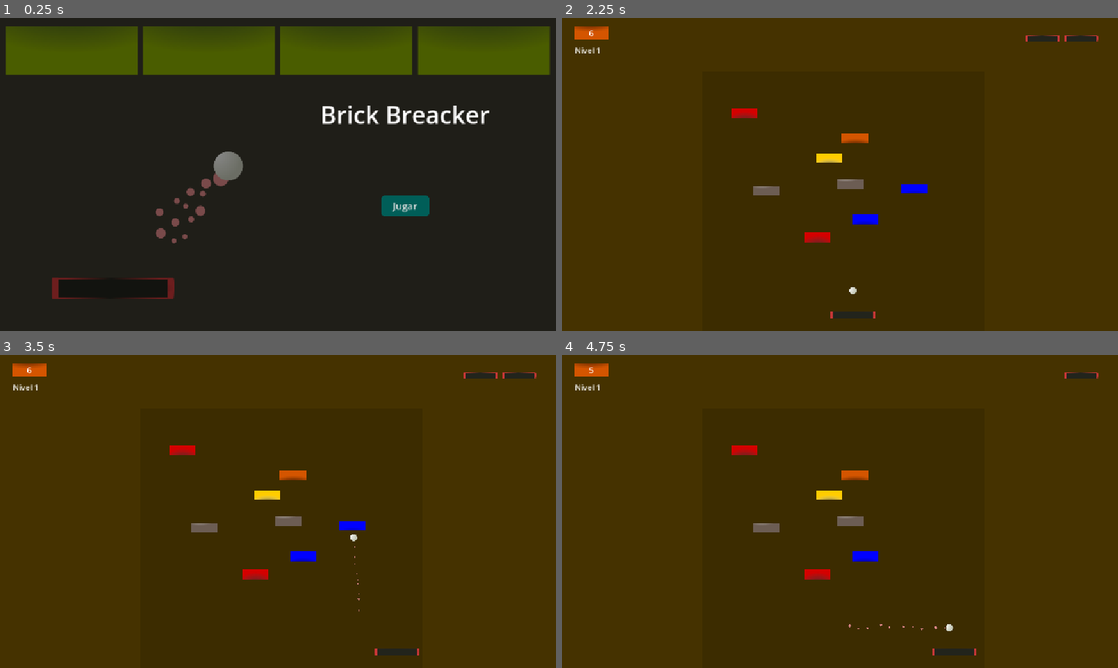
Above: before the commit, frames 1-4 (two rows, left to right).
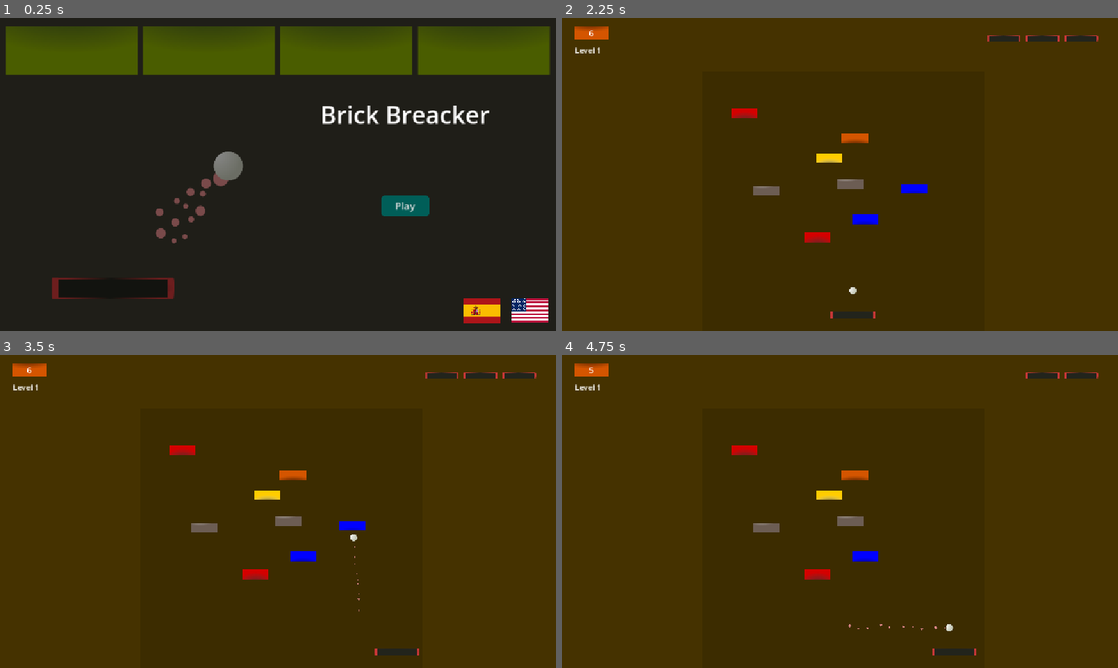
Above: after the commit, the same moments.

Repository: CardozoCasariegoLuciano/Brick_breacker
Game: Godot game, scene res://scenes/menu.tscn
Same seed, same stepped clock (60 frames per second), same inputs: the game is played once before the commit and once after it.
Inputs (mouse positions are in pixels of both pictures, inside the frame that each line leads up to):
- Up to frame 1 (0.25 s): no input
- Up to frame 2 (2.25 s): click (1045, 309) at 0.52 s; click (1090, 309) at 1.27 s; click "Jugar" (after the commit: "Play") at 2 s
- Up to frame 3 (3.5 s): hold D (rigth) from 2.78 s (still down); tap Space (ui_select) at 3.02 s
- Up to frame 4 (4.75 s): release D (rigth) at 3.53 s; hold A (left) 3.53-4.28 s; tap D (rigth) at 3.6 s; tap Space (ui_select) at 3.77 s; hold D (rigth) from 4.28 s (still down)

The runs differ from the first frame. In frame 1, 1.1% of the frame differs, in the area x 70-99%, y 58-98%; in frame 2, 0.2%; in frame 3, 0.2%; in frame 4, 0.2%.

Commit message:
Add multi language + fix all warnings

Diff:
--- /dev/null
+++ b/Traducciones.csv
@@ -0,0 +1,11 @@
+keys,es,en
+menu_btn_play,Jugar,Play
+ui_curr_lvl,Nivel,Level
+defeat_title,DERROTA,DEFEAT
+defeat_btn_retry,Reintentar,Retry
+win_text,"Completaste el ultimo nivel!!
+Proximamente se agregarán nuevos desafios","You completed the last level!!
+New challenges are coming soon"
+win_btn_playagain,Volver a jugar,Play again
+pause_title,Pausa,Pause
+pause_text,Pulsa Esc para volver al juego,Press Esc to return to the game
--- a/project.godot
+++ b/project.godot
@@ -48,6 +48,10 @@
 
 pointing/emulate_touch_from_mouse=true
 
+[internationalization]
+
+locale/translations=PackedStringArray("res://Traducciones.en.translation", "res://Traducciones.es.translation")
+
 [rendering]
 
 renderer/rendering_method="mobile"
--- a/scenes/defeat_modal.tscn
+++ b/scenes/defeat_modal.tscn
@@ -58,7 +58,7 @@
 mouse_default_cursor_shape = 2
 theme_override_font_sizes/font_size = 25
 theme_override_styles/hover = SubResource("StyleBoxFlat_rqep7")
-text = "reintentar"
+text = "defeat_btn_retry"
 
 [node name="Label" type="Label" parent="."]
 layout_mode = 1
@@ -75,7 +75,7 @@
 grow_vertical = 2
 theme_override_colors/font_color = Color(0.53, 0.53, 0.53, 1)
 theme_override_font_sizes/font_size = 50
-text = "DERROTA"
+text = "defeat_title"
 horizontal_alignment = 1
 vertical_alignment = 1
 
--- a/scenes/level_ui.tscn
+++ b/scenes/level_ui.tscn
@@ -49,7 +49,7 @@
 [node name="Label" type="Label" parent="HBoxContainer"]
 layout_mode = 2
 theme_override_font_sizes/font_size = 16
-text = "Nivel"
+text = "ui_curr_lvl"
 
 [node name="level" type="Label" parent="HBoxContainer"]
 layout_mode = 2
--- a/scenes/menu.tscn
+++ b/scenes/menu.tscn
@@ -1,7 +1,9 @@
-[gd_scene load_steps=5 format=3 uid="uid://cyfa10nejlt17"]
+[gd_scene load_steps=7 format=3 uid="uid://cyfa10nejlt17"]
 
 [ext_resource type="Script" uid="uid://bjpwyq6jt80co" path="res://scripts/menu.gd" id="1_yqeox"]
 [ext_resource type="Texture2D" uid="uid://b2sqnxexxjn0c" path="res://assets/menu_bg.png" id="2_vjb58"]
+[ext_resource type="Texture2D" uid="uid://cuf0pxda4xxvb" path="res://assets/Flag_of_the_United_States.png" id="3_mhnvy"]
+[ext_resource type="Texture2D" uid="uid://x6i0niqtoc14" path="res://assets/Flag_of_Spain.png" id="4_4ytvr"]
 
 [sub_resource type="StyleBoxFlat" id="StyleBoxFlat_con2f"]
 bg_color = Color(0, 0.32549, 0.345098, 1)
@@ -59,7 +61,7 @@
 theme_override_font_sizes/font_size = 20
 theme_override_styles/hover = SubResource("StyleBoxFlat_con2f")
 theme_override_styles/normal = SubResource("StyleBoxFlat_vjb58")
-text = "Jugar"
+text = "menu_btn_play"
 
 [node name="Label" type="Label" parent="."]
 layout_mode = 1
@@ -77,4 +79,24 @@
 theme_override_font_sizes/font_size = 50
 text = "Brick Breacker"
 
+[node name="TextureButton" type="TextureButton" parent="."]
+layout_mode = 0
+offset_left = 960.0
+offset_top = 580.0
+offset_right = 1710.0
+offset_bottom = 1080.0
+scale = Vector2(0.101252, 0.101252)
+texture_normal = ExtResource("4_4ytvr")
+
+[node name="TextureButton2" type="TextureButton" parent="."]
+layout_mode = 0
+offset_left = 1059.0
+offset_top = 579.0
+offset_right = 3059.0
+offset_bottom = 1632.0
+scale = Vector2(0.0378764, 0.0481459)
+texture_normal = ExtResource("3_mhnvy")
+
 [connection signal="button_down" from="Button" to="." method="_on_button_down"]
+[connection signal="button_down" from="TextureButton" to="." method="_on_change_lang_to_ES"]
+[connection signal="button_down" from="TextureButton2" to="." method="_on_change_lang_to_EN"]
--- a/scenes/no_more_level_scene.tscn
+++ b/scenes/no_more_level_scene.tscn
@@ -50,31 +50,17 @@
 anchor_top = 0.5
 anchor_right = 0.5
 anchor_bottom = 0.5
-offset_left = -110.5
-offset_top = -67.5
-offset_right = 110.5
-offset_bottom = -44.5
+offset_left = -173.0
+offset_top = -60.0
+offset_right = 174.0
+offset_bottom = 6.0
 grow_horizontal = 2
 grow_vertical = 2
 theme_override_colors/font_color = Color(0, 0, 0, 1)
-text = "Completaste el ultimo nivel!!"
-
-[node name="Label2" type="Label" parent="."]
-z_index = 10
-layout_mode = 1
-anchors_preset = 8
-anchor_left = 0.5
-anchor_top = 0.5
-anchor_right = 0.5
-anchor_bottom = 0.5
-offset_left = -173.5
-offset_top = -29.5
-offset_right = 173.5
-offset_bottom = -6.5
-grow_horizontal = 2
-grow_vertical = 2
-theme_override_colors/font_color = Color(0, 0, 0, 1)
-text = "Proximamente se agregaran nuevos desafios"
+theme_override_constants/line_spacing = 15
+text = "win_text"
+horizontal_alignment = 1
+vertical_alignment = 1
 
 [node name="Button" type="Button" parent="."]
 z_index = 10
@@ -94,7 +80,7 @@
 theme_override_font_sizes/font_size = 17
 theme_override_styles/hover = SubResource("StyleBoxFlat_myfo7")
 theme_override_styles/normal = SubResource("StyleBoxFlat_hfr16")
-text = "Volver a jugar"
+text = "win_btn_playagain"
 
 [node name="AudioStreamPlayer" type="AudioStreamPlayer" parent="."]
 stream = ExtResource("4_myfo7")
--- a/scenes/pause_modal.tscn
+++ b/scenes/pause_modal.tscn
@@ -28,7 +28,7 @@
 grow_horizontal = 2
 grow_vertical = 2
 theme_override_font_sizes/font_size = 30
-text = "Pausa"
+text = "pause_title"
 
 [node name="Label2" type="Label" parent="."]
 anchors_preset = 8
@@ -42,4 +42,6 @@
 offset_bottom = 59.5
 grow_horizontal = 2
 grow_vertical = 2
-text = "Pulsa Esc para volver al juego"
+text = "pause_text"
+horizontal_alignment = 1
+vertical_alignment = 1
--- a/scripts/GLOBAL.gd
+++ b/scripts/GLOBAL.gd
@@ -2,7 +2,7 @@
 signal on_level_change(level: int)
 signal on_lives_change(HP: int)
 
-const INITIAL_LIVES = 2
+const INITIAL_LIVES = 3
 
 var current_lvl: int
 
--- a/scripts/ball.gd
+++ b/scripts/ball.gd
@@ -19,7 +19,7 @@
 
 func _physics_process(delta: float) -> void:
 	if static_mode["active"]:
-		position.x = static_mode["target"].position.x
+		global_position.x = static_mode["target"].global_position.x
 	else:
 		var collision = move_and_collide(velocity * delta)
 		if collision:
@@ -73,7 +73,7 @@
 
 func handle_horizontal_bounce():
 	if abs(velocity.y) < 20:
-		velocity.y = 50 * sign(velocity.y if velocity.y != 0 else -1)
+		velocity.y = 50 * sign(velocity.y if velocity.y != 0 else -1.0)
 
 func emit_sound(sound_resourse):
 	audio_stream_player.stream = sound_resourse
--- a/scripts/level.gd
+++ b/scripts/level.gd
@@ -63,11 +63,9 @@
 	for node in playables.get_children():
 		playables.remove_child(node)
 
-
 #TODO: Agregar una pantalla de opciones para modificar el sonido y los controles
 #TODO: Agregar un selector de niveles
-#TODO: Hacerlo multiidioma
-
+#SPIKE: Hacer mas escalable la creacion de niveles (y mas SOLID)
 
 #TODO: Agregar que caigan poderes de los bloques
 #TODO: Agregar un puntaje
@@ -85,3 +83,6 @@
 #- Mejorado el visual de los niveles
 #- Ajuste a los niveles deacuerdo a sus dificultades
 #- Ajustados los bordes de la paleta para que sea mas probable que rebote para arriba
+#- Mas de una vida para cada nivel
+#- La pelota no se dispara de una
+#- Multi idioma
--- a/scripts/level_ui.gd
+++ b/scripts/level_ui.gd
@@ -1,4 +1,5 @@
 extends Control
+@warning_ignore("UNUSED_SIGNAL")
 signal on_change_current_bricks(cant:int)
 
 @onready var level: Label = $HBoxContainer/level
--- a/scripts/menu.gd
+++ b/scripts/menu.gd
@@ -3,3 +3,10 @@
 
 func _on_button_down() -> void:
 	get_tree().change_scene_to_file("res://scenes/level_1.tscn")
+
+
+func _on_change_lang_to_EN() -> void:
+	TranslationServer.set_locale("en")
+
+func _on_change_lang_to_ES() -> void:
+	TranslationServer.set_locale("es")
Not shown, added: Traducciones.csv.import
Binary file added: Traducciones.en.translation
Binary file added: Traducciones.es.translation
Binary file added: assets/Flag_of_Spain.png
Not shown, added: assets/Flag_of_Spain.png.import
Binary file added: assets/Flag_of_the_United_States.png
Not shown, added: assets/Flag_of_the_United_States.png.import
